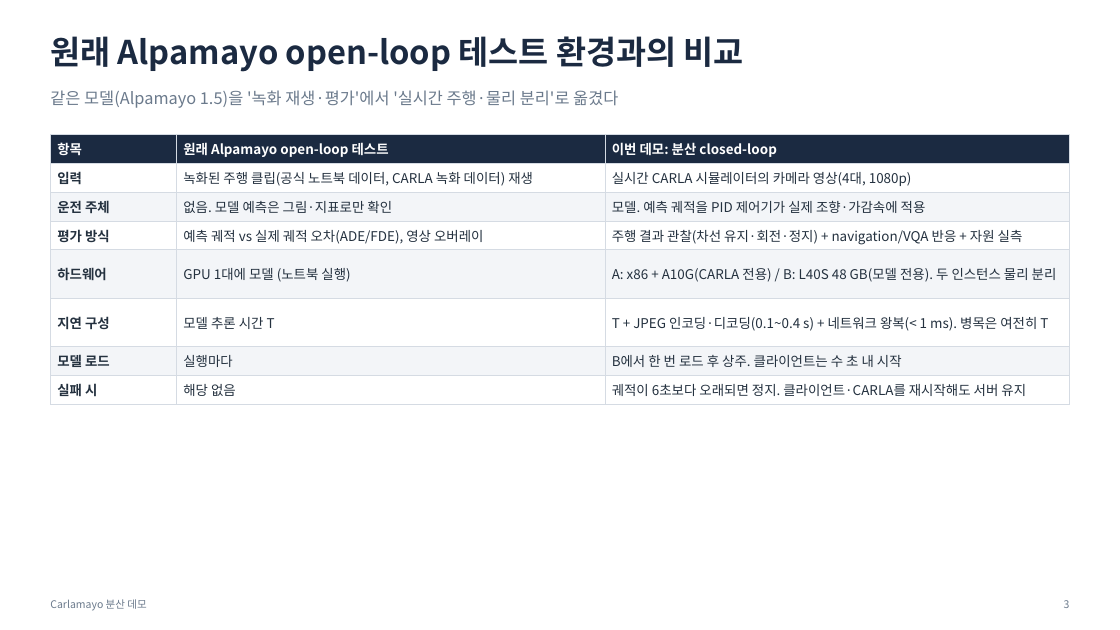
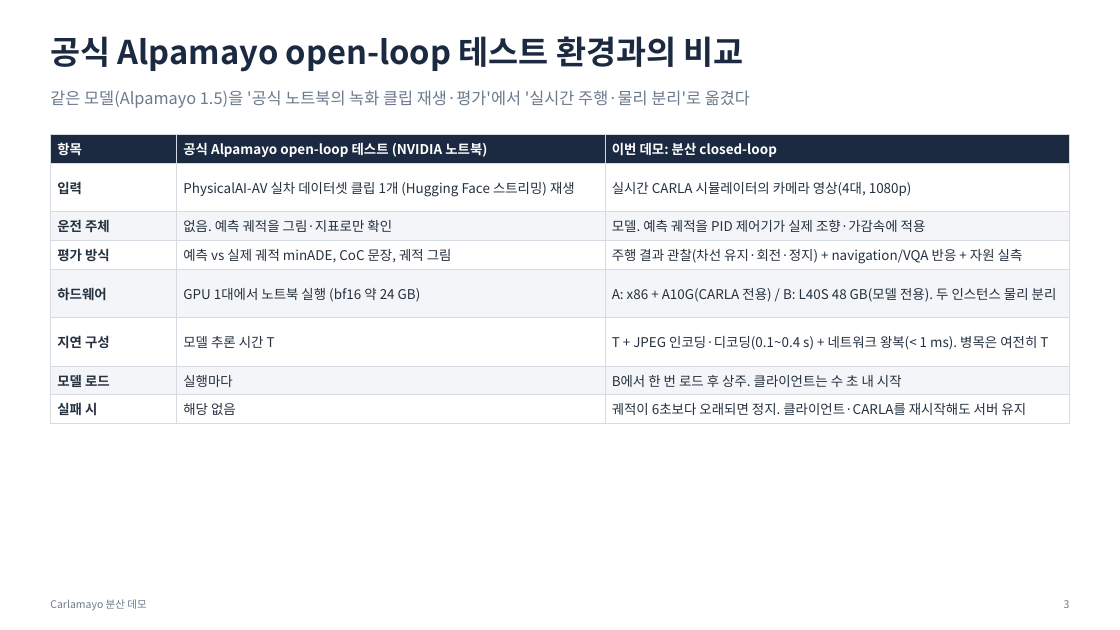
Before and after one commit to JwonMoon/carlamayo-my-distributed, a slide deck: slide 3 of docs/distributed/demo-overview-short.pptx. Drawn at 1120x630 pixels with LibreOffice and Linux fonts; fonts in the diff are those of the drawing. Boxes give left, top, right and bottom in pixels: in the first picture for what was removed or moved away, otherwise in the second. Text is boxed around its words. In the diff, an @@ line names an element or a change of style, - is before the commit and + after.

```diff
--- a/docs/distributed/demo-overview-short.pptx
+++ b/docs/distributed/demo-overview-short.pptx
@@ text at (50,36,744,72): text changed @@
-원래 Alpamayo open-loop 테스트 환경과의 비교
+공식 Alpamayo open-loop 테스트 환경과의 비교
@@ text at (50,90,750,108): text changed @@
-같은 모델(Alpamayo 1.5)을 '녹화 재생·평가'에서 '실시간 주행·물리 분리'로 옮겼다
+같은 모델(Alpamayo 1.5)을 '공식 노트북의 녹화 클립 재생·평가'에서 '실시간 주행·물리 분리'로 옮겼다
@@ table at (50,134,1070,420) @@
-row 1, column 2: 원래 Alpamayo open-loop 테스트
+row 1, column 2: 공식 Alpamayo open-loop 테스트 (NVIDIA 노트북)
-row 2, column 2: 녹화된 주행 클립(공식 노트북 데이터, CARLA 녹화 데이터) 재생
+row 2, column 2: PhysicalAI-AV 실차 데이터셋 클립 1개 (Hugging Face 스트리밍) 재생
-row 3, column 2: 없음. 모델 예측은 그림·지표로만 확인
+row 3, column 2: 없음. 예측 궤적을 그림·지표로만 확인
-row 4, column 2: 예측 궤적 vs 실제 궤적 오차(ADE/FDE), 영상 오버레이
+row 4, column 2: 예측 vs 실제 궤적 minADE, CoC 문장, 궤적 그림
-row 5, column 2: GPU 1대에 모델 (노트북 실행)
+row 5, column 2: GPU 1대에서 노트북 실행 (bf16 약 24 GB)
```
Also in this commit, not shown: 2 other files.
